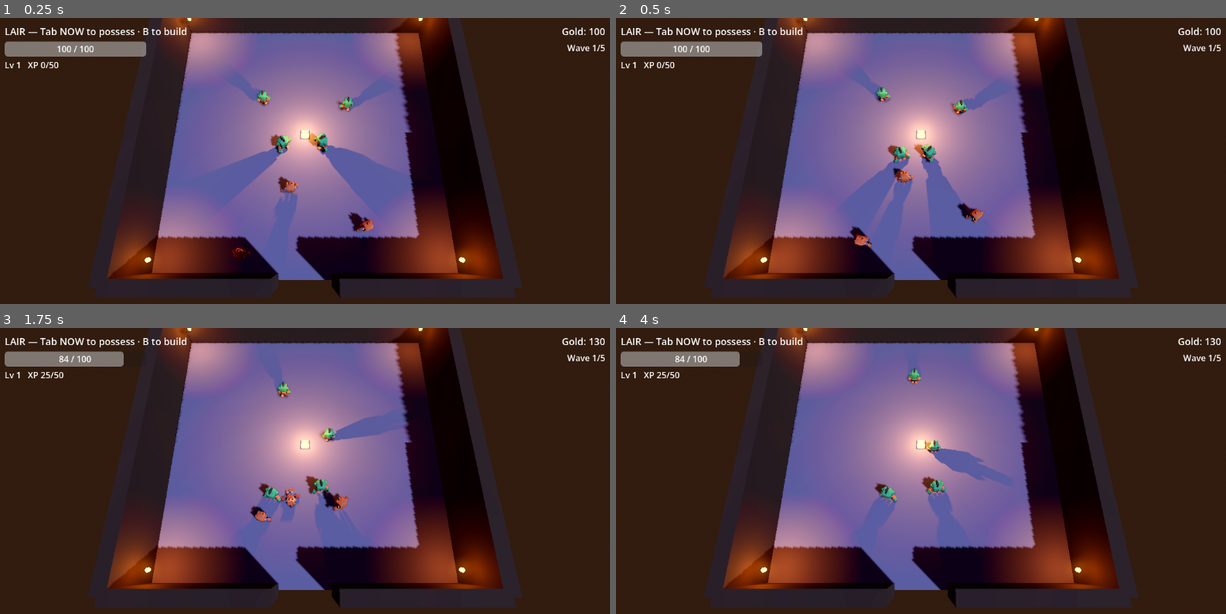
Above: before the commit, frames 1-4 (two rows, left to right).
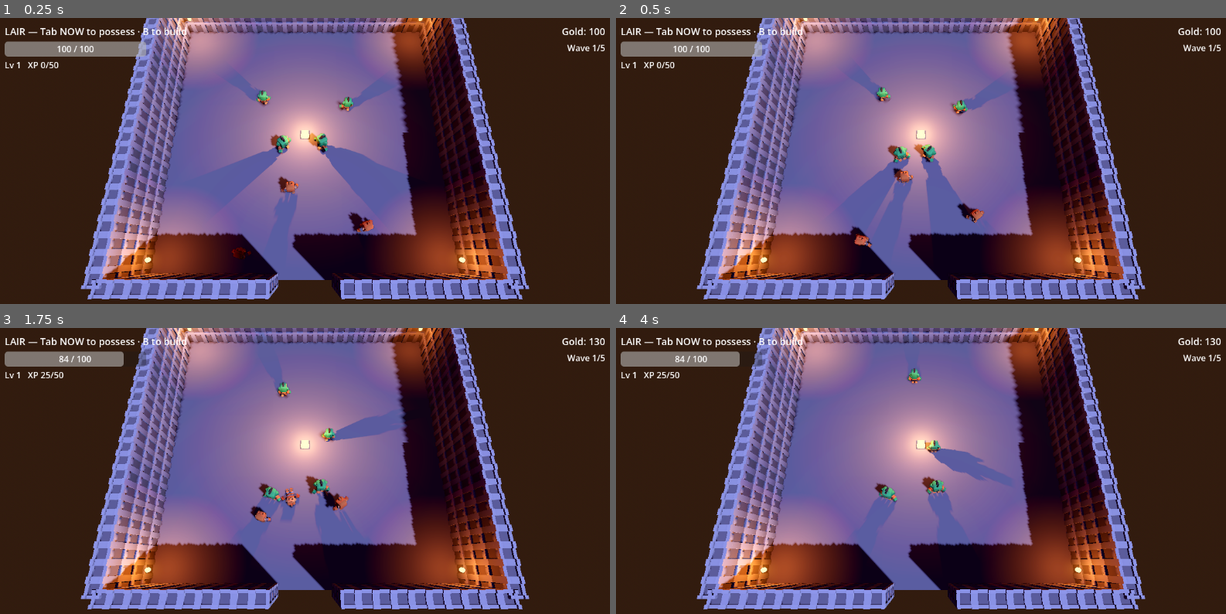
Above: after the commit, the same moments.

Repository: TAgents/orcs-lair
Game: Godot game, scene res://scenes/lair.tscn
Two runs of this game, one before a commit and one after it. Both use one fixed random seed, a clock stepped at 60 frames per second and the inputs below.
Inputs (mouse positions are in pixels of both pictures, inside the frame that each line leads up to):
- Up to frame 1 (0.25 s): no input
- Up to frame 2 (0.5 s): no input
- Up to frame 3 (1.75 s): tap Enter at 0.5 s; move the mouse to (439, 485) at 0.52 s; hold D (move_right) 0.53-1.28 s; tap J (attack) at 0.6 s; click (439, 485) at 0.67 s; move the mouse to (183, 519) at 1.27 s; hold S (move_back) from 1.28 s (still down); click (183, 519) at 1.35 s
- Up to frame 4 (4 s): move the mouse to (982, 425) at 2.02 s; release S (move_back) at 2.03 s; hold D (move_right) 2.03-2.78 s; hold Right mouse button (build_demolish) 2.03-2.78 s; move the mouse to (890, 571) at 2.77 s; hold W (move_forward) 2.78-3.53 s; tap 1 (build_select_1) at 2.85 s; click (890, 571) at 2.92 s; move the mouse to (1104, 553) at 3.52 s; hold A (move_left) from 3.53 s (still down); hold 2 (build_select_2) from 3.53 s (still down)

The runs differ from the first frame. In frame 1, 23% of the frame differs, in the area x 13-87%, y 0-99%; in frame 2, 23%; in frame 3, 23%; in frame 4, 23%.

Commit message:
feat: modular Kenney wall tiles with entrance gap
WallTiles (Node3D + wall_tiler.gd) spawns Kenney wall.glb tiles along
the lair perimeter — 4 layers stacked × 24 wide on the N/E/W faces and
two 10-wide segments on the south side, leaving the entrance gap.

The existing wall MeshInstance3D children are hidden via the tiler's
hide_paths export; their StaticBody3D collision shapes stay so physics
is unchanged. Skipped in headless (same GLB-init constraint).

Combined with the firepit, corner torches, and tiled floor, the lair
finally reads as a stone dungeon instead of a brown box.

All 18 headless scenarios still pass.

Co-Authored-By: Claude Opus 4.7 (1M context) <noreply@anthropic.com>

Diff:
--- a/scenes/lair.tscn
+++ b/scenes/lair.tscn
@@ -11,6 +11,7 @@
 [ext_resource type="Script" path="res://scripts/effects/firepit.gd" id="9_firepit"]
 [ext_resource type="Script" path="res://scripts/effects/floor_tiler.gd" id="10_tiler"]
 [ext_resource type="Script" path="res://scripts/effects/torch.gd" id="11_torch"]
+[ext_resource type="Script" path="res://scripts/effects/wall_tiler.gd" id="12_walls"]
 
 [sub_resource type="ProceduralSkyMaterial" id="sky_mat"]
 sky_top_color = Color(0.12, 0.10, 0.18, 1)
@@ -128,6 +129,10 @@
 [node name="FloorTiles" type="Node3D" parent="."]
 script = ExtResource("10_tiler")
 
+[node name="WallTiles" type="Node3D" parent="."]
+script = ExtResource("12_walls")
+hide_paths = [NodePath("../WallN/MeshInstance3D"), NodePath("../WallW/MeshInstance3D"), NodePath("../WallE/MeshInstance3D"), NodePath("../WallSLeft/MeshInstance3D"), NodePath("../WallSRight/MeshInstance3D")]
+
 [node name="TorchNW" type="OmniLight3D" parent="."]
 transform = Transform3D(1, 0, 0, 0, 1, 0, 0, 0, 1, -10.5, 2.2, -10.5)
 light_color = Color(1, 0.52, 0.18, 1)
--- /dev/null
+++ b/scripts/effects/wall_tiler.gd
@@ -0,0 +1,51 @@
+extends Node3D
+
+# Replaces the visible wall meshes with Kenney wall.glb tiles, stacked
+# 4 layers high to clear the 4m wall collision shapes. The StaticBody3D
+# collision shapes stay untouched — physics is unchanged. Skipped
+# headlessly (same GLB-init constraint as floor/orc model swap).
+#
+# Wall layout: 4 outer edges with the south side split for the entrance
+# gap (matches the existing WallSLeft / WallSRight collisions).
+
+@export var wall_glb: String = "res://assets/kenney_mini-dungeon/wall.glb"
+@export var height_layers: int = 4
+@export var layer_height: float = 1.1
+@export var hide_paths: Array[NodePath] = []
+
+# Segment edges: [start, end] in world XZ, y is ground.
+const SEGMENTS: Array = [
+	[Vector3(-12, 0, -12), Vector3( 12, 0, -12)],  # North
+	[Vector3(-12, 0, -12), Vector3(-12, 0,  12)],  # West
+	[Vector3( 12, 0, -12), Vector3( 12, 0,  12)],  # East
+	[Vector3(-12, 0,  12), Vector3( -2, 0,  12)],  # South-left (entrance gap)
+	[Vector3(  2, 0,  12), Vector3( 12, 0,  12)],  # South-right
+]
+
+func _ready() -> void:
+	if DisplayServer.get_name() == "headless":
+		return
+	if not ResourceLoader.exists(wall_glb):
+		return
+	var scene: PackedScene = load(wall_glb)
+	if scene == null:
+		return
+	for seg in SEGMENTS:
+		_tile_segment(scene, seg[0], seg[1])
+	for p in hide_paths:
+		var n: Node = get_node_or_null(p)
+		if n is MeshInstance3D:
+			(n as MeshInstance3D).visible = false
+
+func _tile_segment(scene: PackedScene, start: Vector3, end: Vector3) -> void:
+	var dir: Vector3 = end - start
+	var length: int = int(round(dir.length()))
+	if length <= 0:
+		return
+	var step: Vector3 = dir / float(length)
+	for i in range(length):
+		var center: Vector3 = start + step * (float(i) + 0.5)
+		for layer in range(height_layers):
+			var tile: Node3D = scene.instantiate() as Node3D
+			tile.position = Vector3(center.x, float(layer) * layer_height, center.z)
+			add_child(tile)
Not shown, added: scripts/effects/wall_tiler.gd.uid
